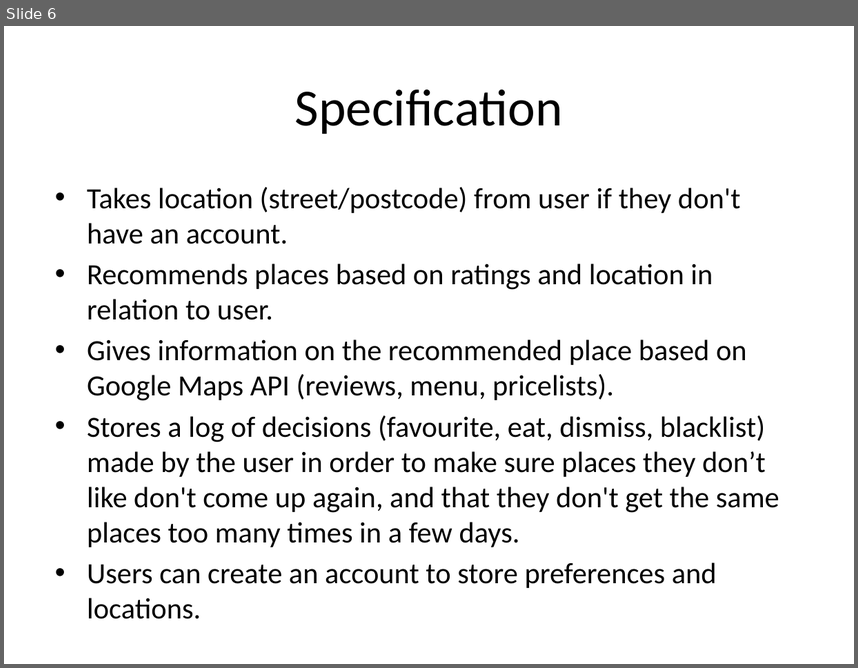
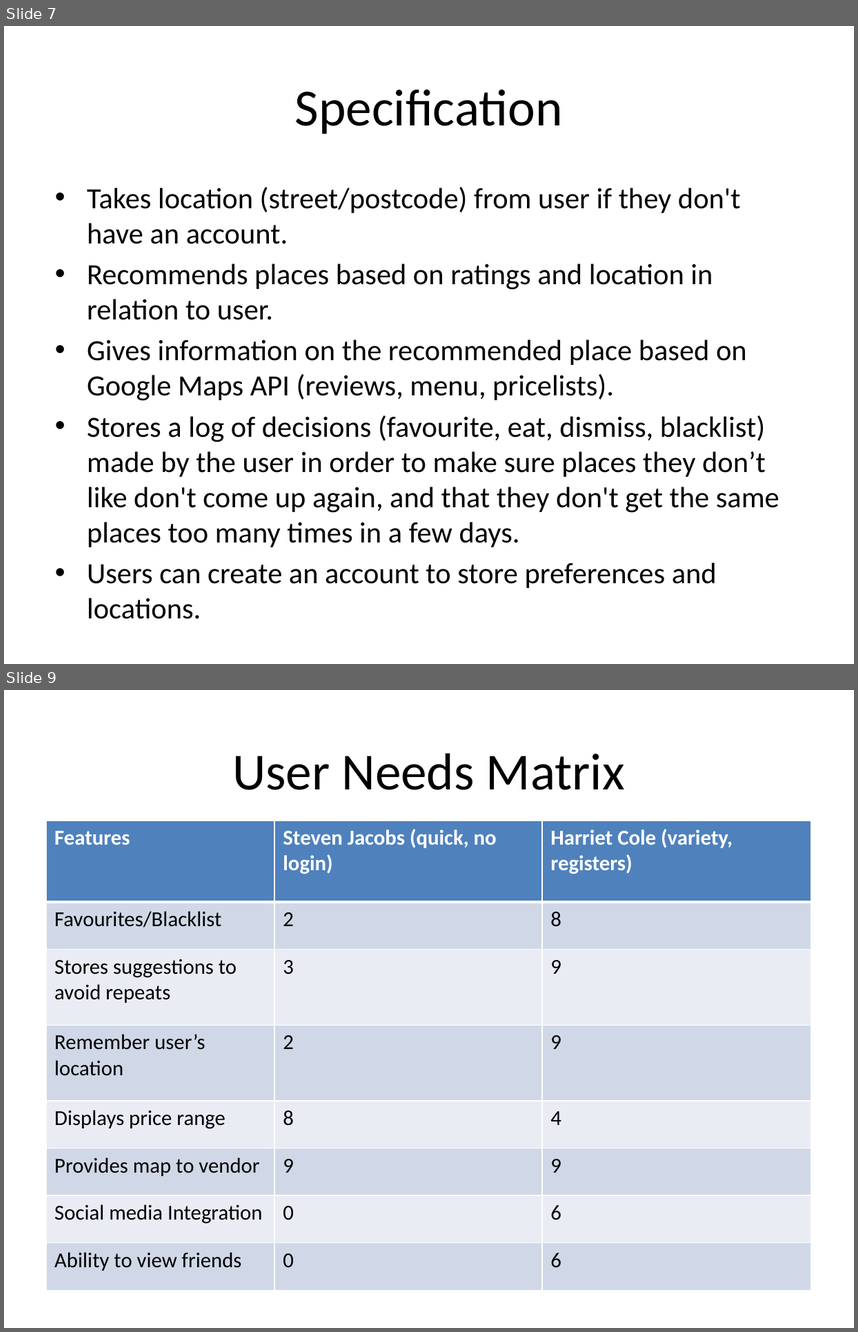
Before and after one commit to isaac-jordan/GrubGrabber, a slide deck: Design/Grub Grabber.pptx. Shown one above the other, each under a label of ours: slide 6 before the commit, slides 7 and 9 after it; the slides between them are not shown. The pictures are 858x668 and 858x1332 pixels, drawn with LibreOffice and Linux fonts; fonts in the diff are those of the drawing. Boxes give left, top, right and bottom in pixels: in the first picture for what was removed or moved away, otherwise in the second. Text is boxed around its words. In the diff, an @@ line names an element or a change of style, - is before the commit and + after.

```diff
--- a/Design/Grub Grabber.pptx
+++ b/Design/Grub Grabber.pptx
@@ slide 9 added at (4,690,854,1328), background #FFFFFF @@
@@ title added at (232,753,625,790), 44 pt, text #000000 @@
+User Needs Matrix
@@ table added at (45,820,811,1290), 8 rows, 3 columns @@
+Features | Steven Jacobs (quick, no login) | Harriet Cole (variety, registers)
+Favourites/Blacklist | 2 | 8
+Stores suggestions to avoid repeats | 3 | 9
+Remember user’s location | 2 | 9
+Displays price range | 8 | 4
+Provides map to vendor | 9 | 9
+Social media Integration | 0 | 6
+Ability to view friends | 0 | 6
@@ what was slide 6 is now slide 7 @@
```
Also in this commit, not shown: 5 slides changed, 7 other slides added, 4 slides removed.
